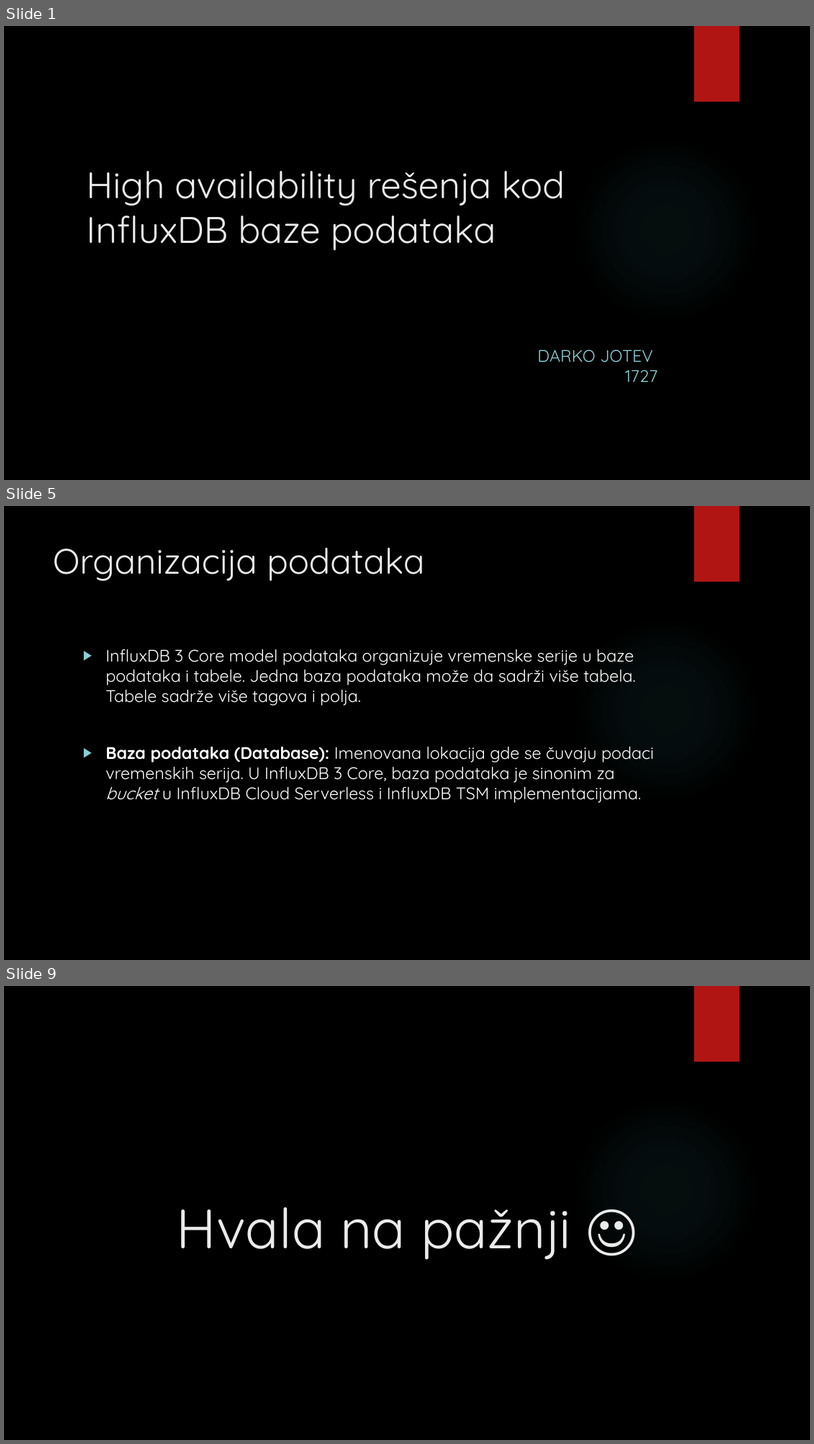
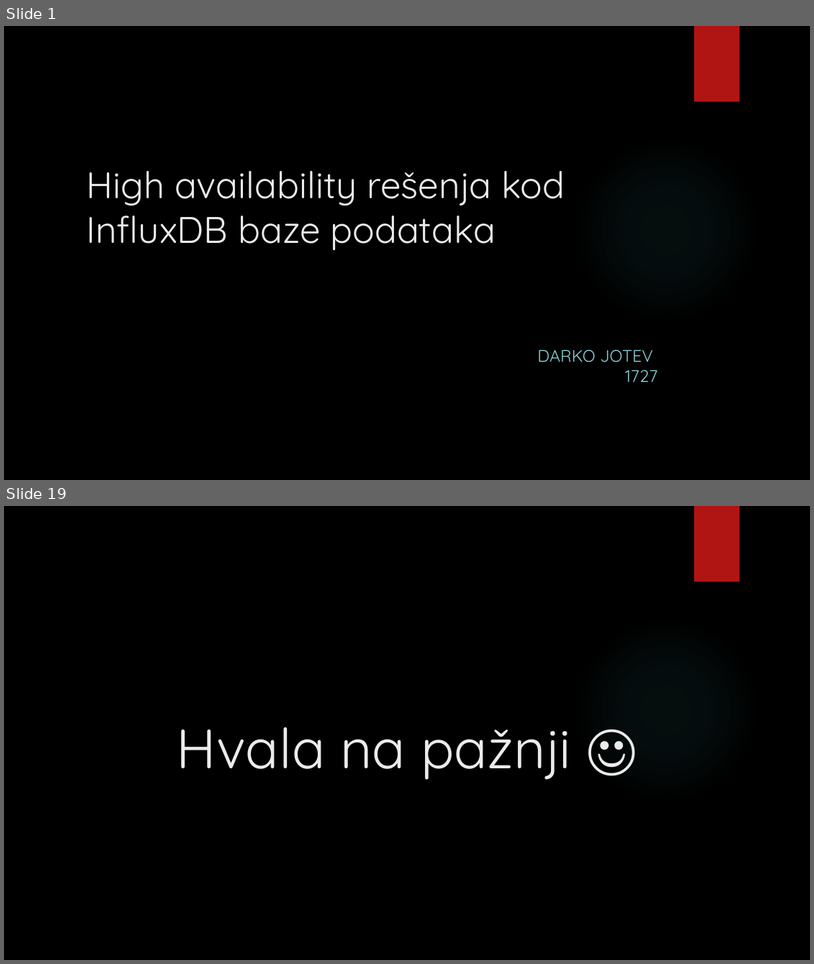
Before and after one commit to darkojotev/Database-Management-Systems, a slide deck: 3_HA/High availability rešenja kod InfluxDB baze podataka.pptx. Shown one above the other, each under a label of ours: slides 1, 5 and 9 before the commit, slides 1 and 19 after it; the slides between them are not shown. The pictures are 814x1444 and 814x964 pixels, drawn with LibreOffice and Linux fonts; fonts in the diff are those of the drawing; background and template pictures are left out. Boxes give left, top, right and bottom in pixels: in the first picture for what was removed or moved away, otherwise in the second. Text is boxed around its words. In the diff, an @@ line names an element or a change of style, - is before the commit and + after.

```diff
--- a/3_HA/High availability rešenja kod InfluxDB baze podataka.pptx
+++ b/3_HA/High availability rešenja kod InfluxDB baze podataka.pptx
@@ slide 5 removed at bbox=[4, 506, 810, 960], background picture (left out); not listed: 2 template elements that a slide beside it also shows @@
@@ title removed at bbox=[53, 547, 424, 581] @@
-Organizacija podataka
@@ text removed at bbox=[106, 649, 654, 803] @@
-▶ InfluxDB 3 Core model podataka organizuje vremenske serije u baze podataka i tabele. Jedna baza podataka može da sadrži više tabela. Tabele sadrže više tagova i polja.
-▶ Baza podataka (Database): Imenovana lokacija gde se čuvaju podaci vremenskih serija. U InfluxDB 3 Core, baza podataka je sinonim za bucket u InfluxDB Cloud Serverless i InfluxDB TSM implementacijama.
@@ what was slide 9 is now slide 19 @@
```
Also in this commit, not shown: 1 slide changed, 13 slides added, 2 other slides removed, 1 other file.
